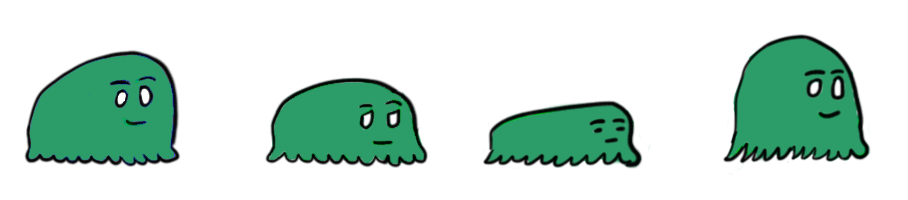
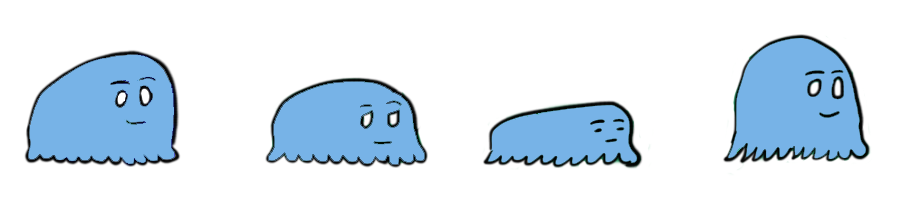
Layers edited between the first and the second 908px x 200px image:
painted on "Layer 9" over [728, 38, 866, 159]
painted on "Layer 8" over [488, 105, 637, 165]
painted on "Layer 7" over [268, 81, 425, 165]
painted on "Layer 6" over [28, 54, 175, 164]
hid "Background" over [28, 38, 866, 165]
